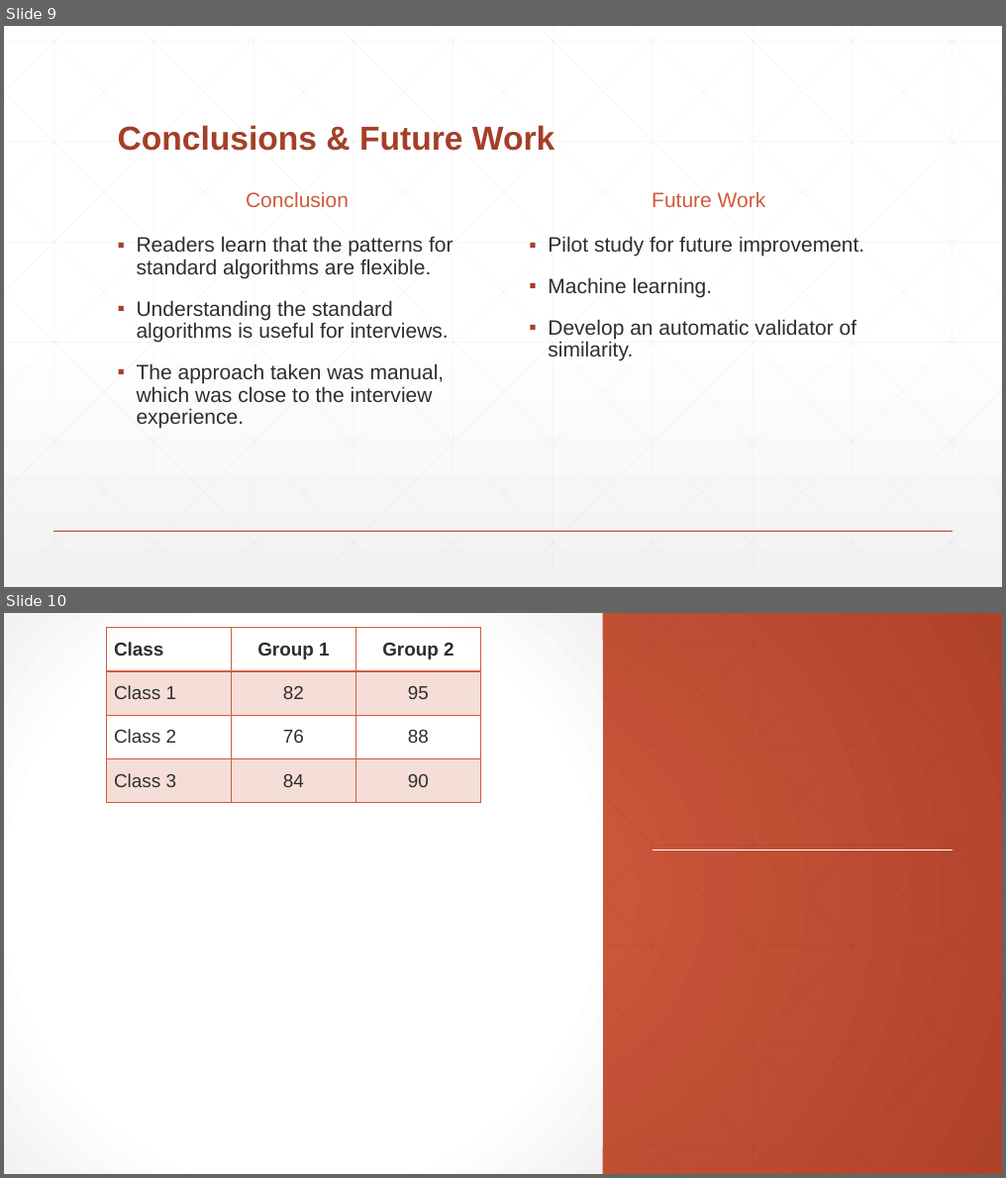
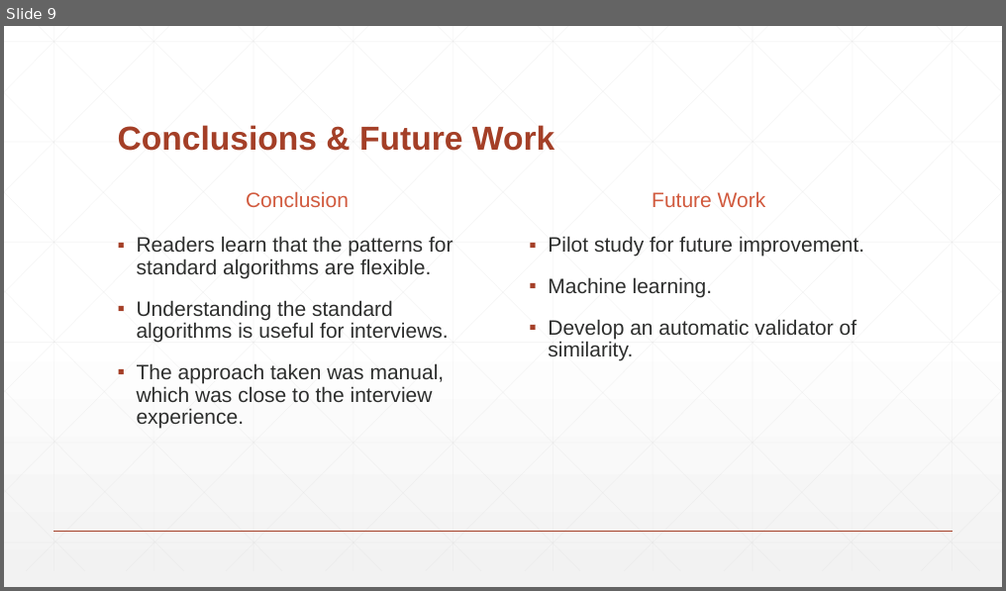
Before and after one commit to Demostroyer/interview-project, a slide deck: presentation/New Thesis Presentation.pptx. Shown one above the other, each under a label of ours: slides 9 and 10 before the commit, slide 9 after it. The pictures are 1006x1178 and 1006x591 pixels, drawn with LibreOffice and Linux fonts; fonts in the diff are those of the drawing. Boxes give left, top, right and bottom in pixels: in the first picture for what was removed or moved away, otherwise in the second. Text is boxed around its words. In the diff, an @@ line names an element or a change of style, - is before the commit and + after.

```diff
--- a/presentation/New Thesis Presentation.pptx
+++ b/presentation/New Thesis Presentation.pptx
@@ slide 10 removed at box(4, 613, 1002, 1174), background gradient #D15A3E to #AF432A @@
@@ rectangle removed at box(4, 613, 603, 1174) @@
@@ table removed at box(107, 627, 481, 802), 4 rows, 3 columns @@
-Class | Group 1 | Group 2
-Class 1 | 82 | 95
-Class 2 | 76 | 88
-Class 3 | 84 | 90
@@ line removed from (652, 851) to (952, 851) @@
@@ group removed at box(4, 613, 1002, 1174): 46 lines @@
```
Also in this commit, not shown: 3 slides changed, 1 slide added.
